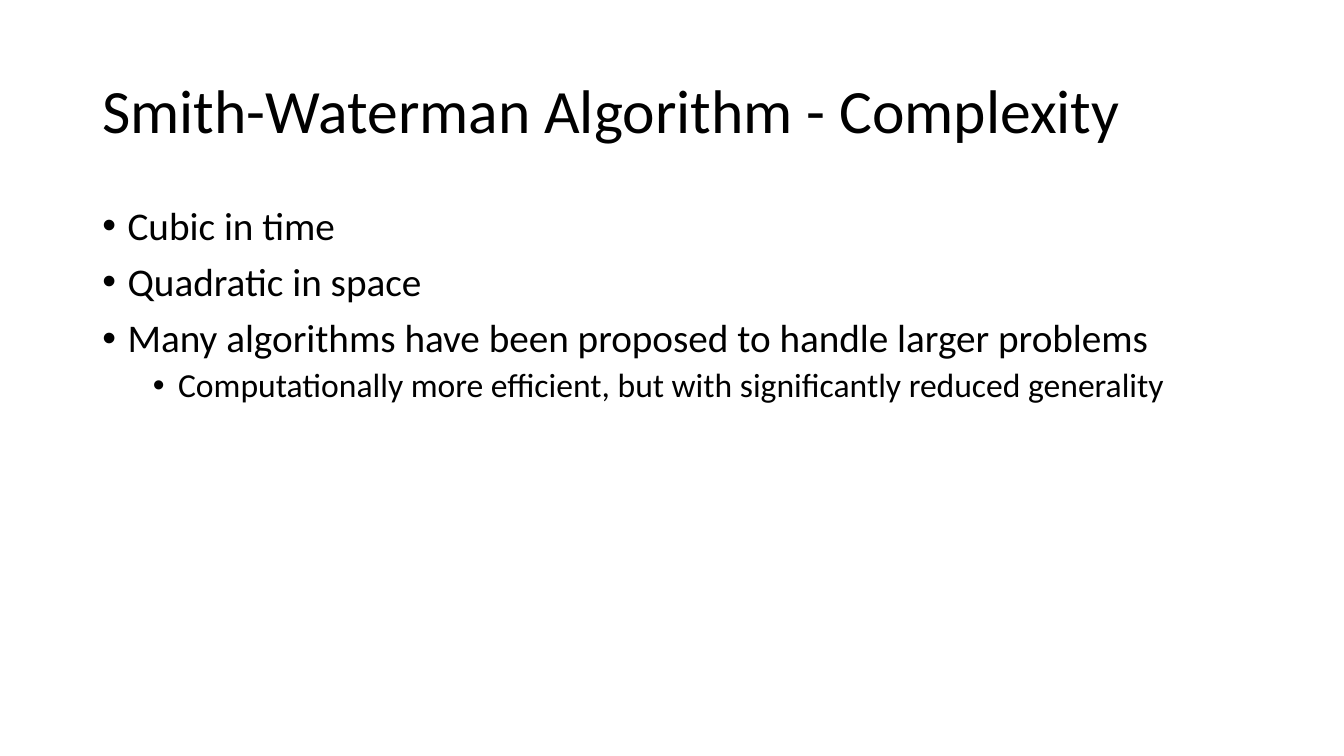
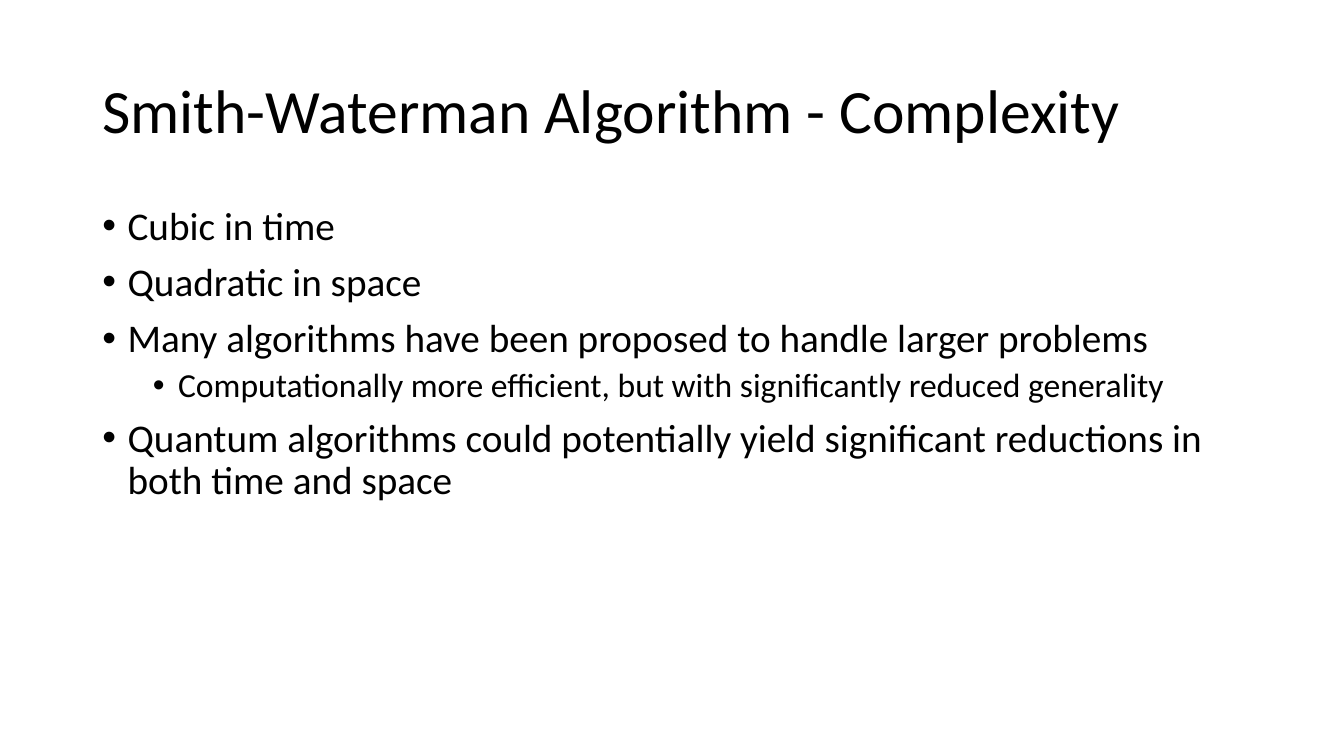
Before and after one commit to spencerking/QiskitSummerJam-LocalSequenceAlignment, a slide deck: slide 5 of presentation/Presentation.pptx. Drawn at 1344x756 pixels with LibreOffice and Linux fonts; fonts in the diff are those of the drawing. Boxes give left, top, right and bottom in pixels: in the first picture for what was removed or moved away, otherwise in the second. Text is boxed around its words. In the diff, an @@ line names an element or a change of style, - is before the commit and + after.

Commit message:
more presentation tweaks

```diff
--- a/presentation/Presentation.pptx
+++ b/presentation/Presentation.pptx
@@ text at [128, 424, 1202, 501]: paragraph added @@
+• Quantum algorithms could potentially yield significant reductions in both time and space
```
Also in this commit, not shown: 1 other file.
